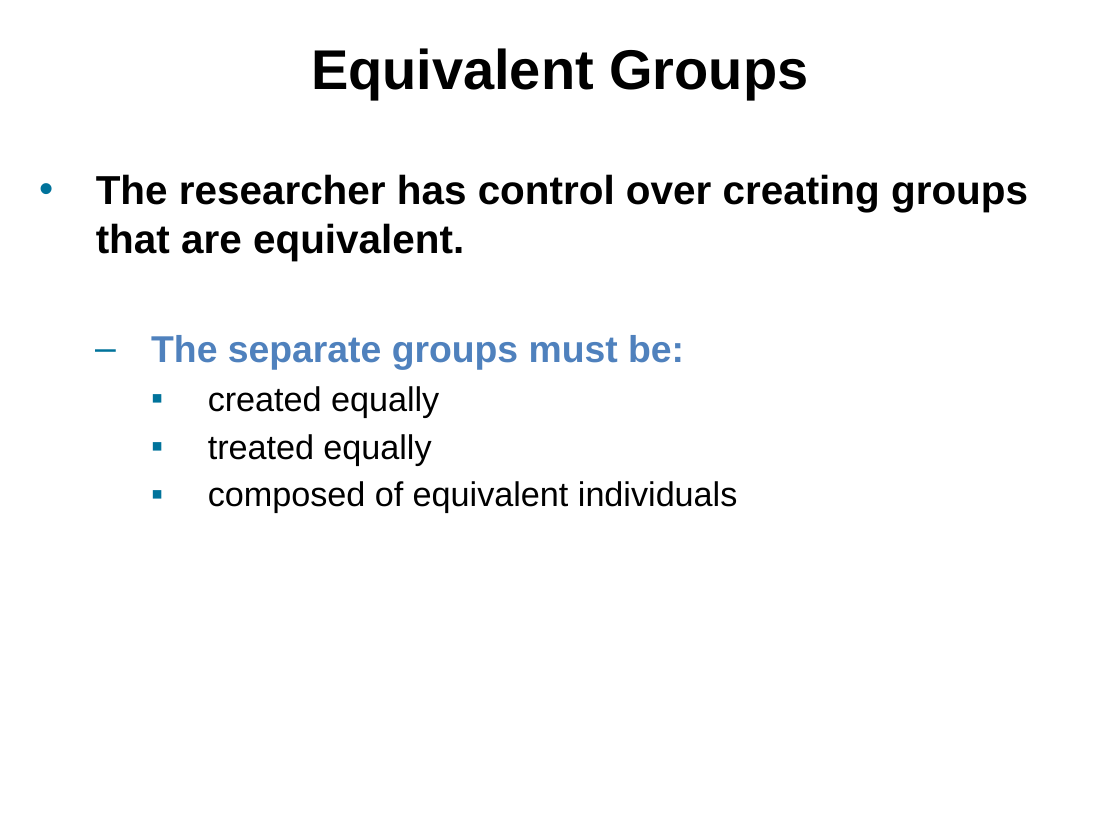
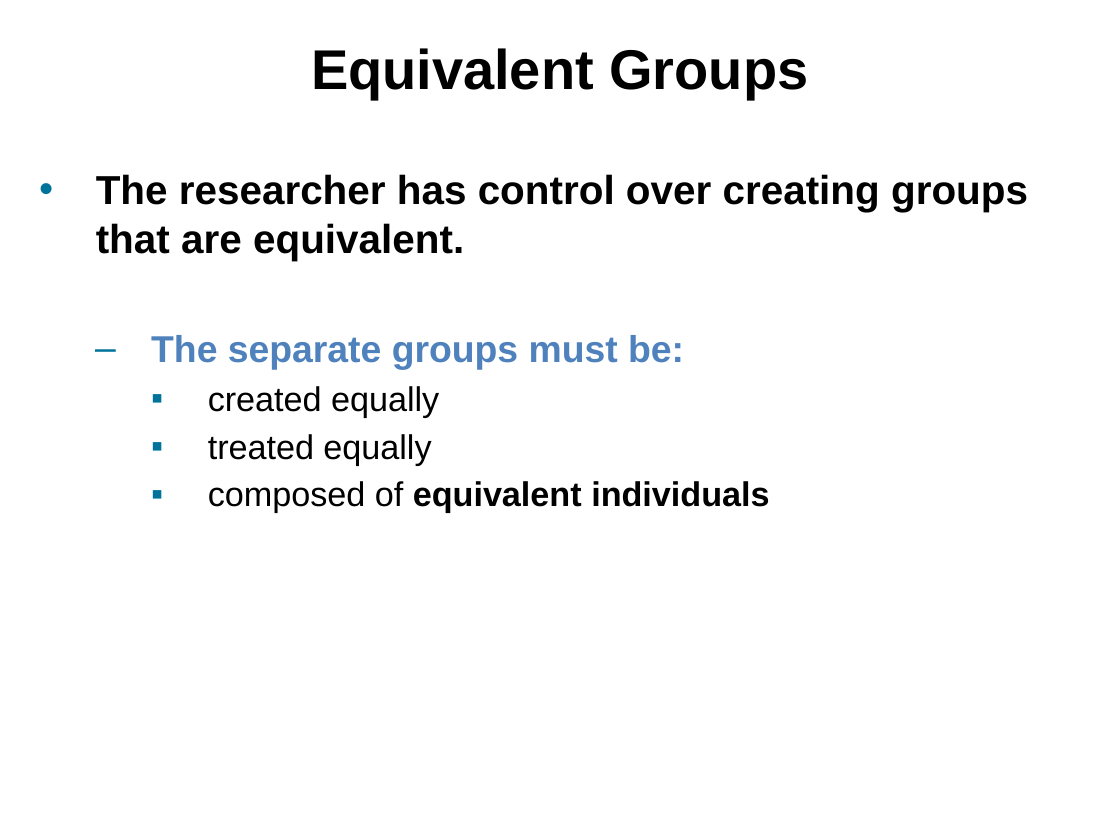
Before and after one commit to npm27/Teaching-Materials, a slide deck: slide 11 of Research Methods/Slides/Chapter 8.pptx. Drawn at 1120x840 pixels with LibreOffice and Linux fonts; fonts in the diff are those of the drawing. Boxes give left, top, right and bottom in pixels: in the first picture for what was removed or moved away, otherwise in the second. Text is boxed around its words. In the diff, an @@ line names an element or a change of style, - is before the commit and + after.

```diff
--- a/Research Methods/Slides/Chapter 8.pptx
+++ b/Research Methods/Slides/Chapter 8.pptx
@@ text at bbox=[208, 481, 769, 513]: bold on in "equivalent individuals" @@
```
Also in this commit, not shown: 2 other slides changed.
